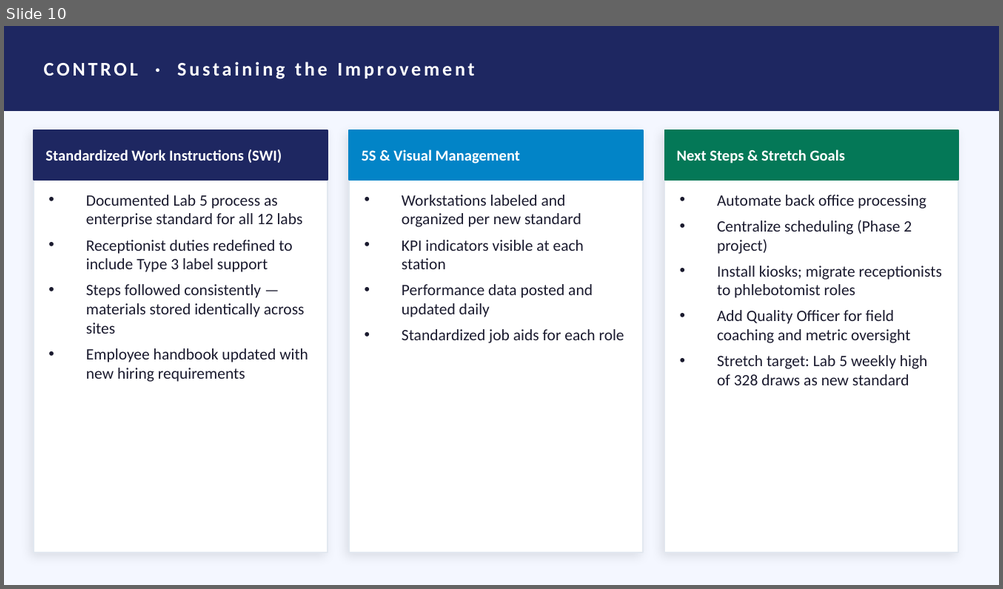
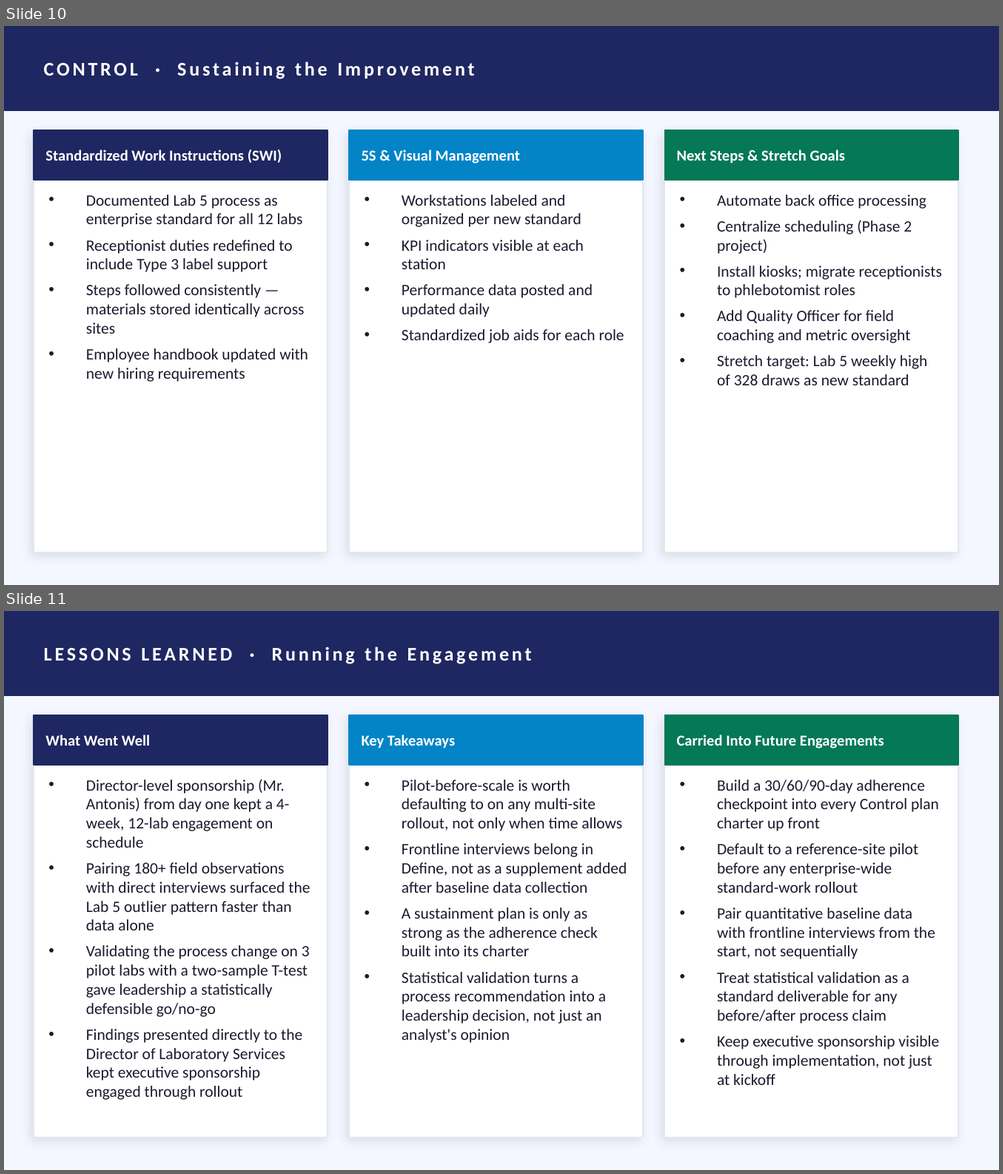
Before and after one commit to L2LML/professional-portfolio, a slide deck: LSSBB_Portfolio_Lewandowski.pptx. Shown one above the other, each under a label of ours: slide 10 before the commit, slides 10 and 11 after it. The pictures are 1003x589 and 1003x1174 pixels, drawn with LibreOffice and Linux fonts; fonts in the diff are those of the drawing. Boxes give left, top, right and bottom in pixels: in the first picture for what was removed or moved away, otherwise in the second. Text is boxed around its words. In the diff, an @@ line names an element or a change of style, - is before the commit and + after.

```diff
--- a/LSSBB_Portfolio_Lewandowski.pptx
+++ b/LSSBB_Portfolio_Lewandowski.pptx
@@ slide 11 added at bbox=[4, 611, 999, 1170], background #F4F7FF @@
@@ rectangle added at bbox=[4, 611, 999, 695], fill #1E2761, outline #1E2761 1 pt @@
@@ text added at bbox=[44, 647, 532, 664], 14 pt, text #FFFFFF, bold @@
+LESSONS LEARNED · Running the Engagement
@@ rectangle added at bbox=[34, 715, 327, 1138], fill #FFFFFF, outline #E2E8F0 1 pt @@
@@ rectangle added at bbox=[34, 715, 327, 765], fill #1E2761, outline #1E2761 1 pt @@
@@ rectangle added at bbox=[349, 715, 643, 1138], fill #FFFFFF, outline #E2E8F0 1 pt @@
@@ rectangle added at bbox=[349, 715, 643, 765], fill #0284C7, outline #0284C7 1 pt @@
@@ rectangle added at bbox=[664, 715, 958, 1138], fill #FFFFFF, outline #E2E8F0 1 pt @@
@@ rectangle added at bbox=[664, 715, 958, 765], fill #047857, outline #047857 1 pt @@
@@ text added at bbox=[45, 735, 150, 746], 11 pt, text #FFFFFF, bold @@
+What Went Well
@@ text added at bbox=[361, 735, 455, 749], 11 pt, text #FFFFFF, bold @@
+Key Takeaways
@@ text added at bbox=[677, 735, 884, 749], 11 pt, text #FFFFFF, bold @@
+Carried Into Future Engagements
@@ text added at bbox=[86, 779, 310, 1100], 11.5 pt, text #1A1A2E @@
+• Director-level sponsorship (Mr. Antonis) from day one kept a 4-week, 12-lab engagement on schedule
+• Pairing 180+ field observations with direct interviews surfaced the Lab 5 outlier pattern faster than data alone
+• Validating the process change on 3 pilot labs with a two-sample T-test gave leadership a statistically defensible go/no-go
+• Findings presented directly to the Director of Laboratory Services kept executive sponsorship engaged through rollout
@@ text added at bbox=[401, 780, 626, 1043], 11.5 pt, text #1A1A2E @@
+• Pilot-before-scale is worth defaulting to on any multi-site rollout, not only when time allows
+• Frontline interviews belong in Define, not as a supplement added after baseline data collection
+• A sustainment plan is only as strong as the adherence check built into its charter
+• Statistical validation turns a process recommendation into a leadership decision, not just an analyst's opinion
@@ text added at bbox=[717, 780, 939, 1085], 11.5 pt, text #1A1A2E @@
+• Build a 30/60/90-day adherence checkpoint into every Control plan charter up front
+• Default to a reference-site pilot before any enterprise-wide standard-work rollout
+• Pair quantitative baseline data with frontline interviews from the start, not sequentially
+• Treat statistical validation as a standard deliverable for any before/after process claim
+• Keep executive sponsorship visible through implementation, not just at kickoff
```
Also in this commit, not shown: 1 slide changed, 1 other file.
